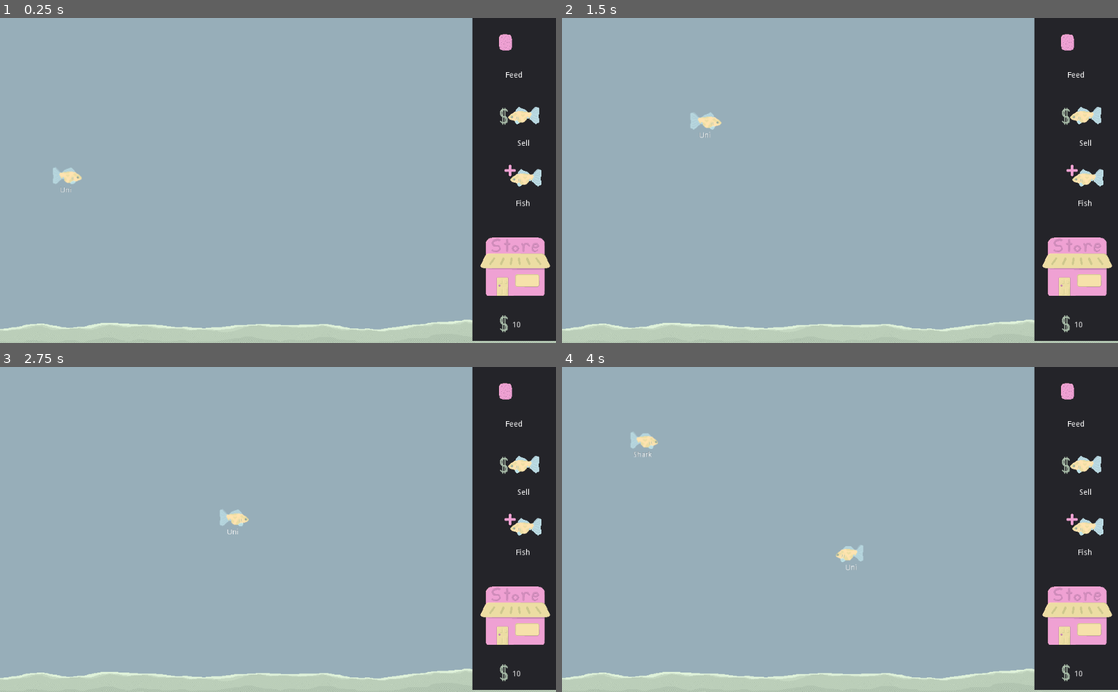
Above: before the commit, frames 1-4 (two rows, left to right).
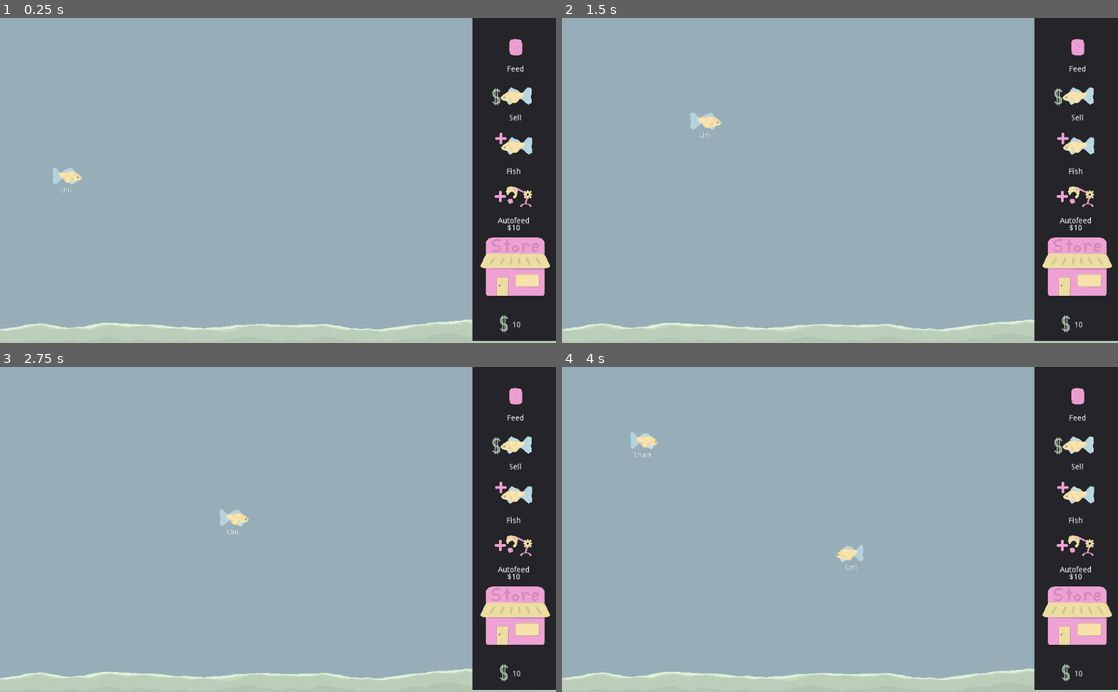
Above: after the commit, the same moments.

Repository: Struckdown/oohgamejam2020
Game: Godot game, scene res://Scenes/World.tscn
Same seed, same stepped clock (60 frames per second), same inputs: the game is played once before the commit and once after it.
Inputs (mouse positions are in pixels of both pictures, inside the frame that each line leads up to):
- Up to frame 1 (0.25 s): no input
- Up to frame 2 (1.5 s): click (1073, 196) at 0.5 s, where only the run after the commit has a clickable "Autofeed"; click "Feed" at 1.25 s
- Up to frame 3 (2.75 s): click "Sell" at 2 s
- Up to frame 4 (4 s): click "Fish" at 2.75 s; click "Feed" at 3.5 s

The runs differ from the first frame. In frame 1, 1.5% of the frame differs, in the area x 88-98%, y 4-66%; in frame 2, 1.5%; in frame 3, 1.5%; in frame 4, 1.5%.

Commit message:
Autofeeder integration

Diff:
--- a/src/Scenes/StoreUI.tscn
+++ b/src/Scenes/StoreUI.tscn
@@ -7,6 +7,7 @@
 [ext_resource path="res://Art/HUD Elements/More Fish.png" type="Texture" id=5]
 [ext_resource path="res://Audio/button.wav" type="AudioStream" id=6]
 [ext_resource path="res://Art/HUD Elements/money.png" type="Texture" id=7]
+[ext_resource path="res://Art/HUD Elements/buy autofeeder.png" type="Texture" id=8]
 
 [sub_resource type="ImageTexture" id=1]
 
@@ -33,10 +34,10 @@
 [node name="FeedButton" type="TextureButton" parent="Panel"]
 anchor_right = 1.0
 anchor_bottom = 1.0
-margin_left = 45.0
-margin_top = 29.014
-margin_right = -47.0
-margin_bottom = -502.986
+margin_left = 63.7705
+margin_top = 38.1008
+margin_right = -60.2295
+margin_bottom = -523.899
 texture_normal = ExtResource( 3 )
 texture_pressed = SubResource( 1 )
 __meta__ = {
@@ -46,7 +47,8 @@
 [node name="FeedLabel" type="Label" parent="Panel/FeedButton"]
 anchor_right = 1.0
 anchor_bottom = 1.0
-margin_top = 70.0
+margin_top = 49.5231
+margin_bottom = 29.5231
 text = "Feed"
 align = 1
 __meta__ = {
@@ -56,10 +58,10 @@
 [node name="SellButton" type="TextureButton" parent="Panel"]
 anchor_right = 1.0
 anchor_bottom = 1.0
-margin_left = 45.0
-margin_top = 155.364
-margin_right = -11.0
-margin_bottom = -376.635
+margin_left = 30.78
+margin_top = 118.961
+margin_right = -25.22
+margin_bottom = -413.038
 texture_normal = ExtResource( 4 )
 texture_pressed = SubResource( 1 )
 __meta__ = {
@@ -69,7 +71,10 @@
 [node name="SellLabel" type="Label" parent="Panel/SellButton"]
 anchor_right = 1.0
 anchor_bottom = 1.0
-margin_top = 70.0
+margin_left = -0.568787
+margin_top = 58.6239
+margin_right = -0.568787
+margin_bottom = 8.62302
 text = "Sell"
 align = 1
 __meta__ = {
@@ -79,10 +84,10 @@
 [node name="BuyFish" type="TextureButton" parent="Panel"]
 anchor_right = 1.0
 anchor_bottom = 1.0
-margin_left = 43.2133
-margin_top = 265.966
-margin_right = -47.7867
-margin_bottom = -266.034
+margin_left = 25.5805
+margin_top = 206.811
+margin_right = -30.4195
+margin_bottom = -325.189
 texture_normal = ExtResource( 5 )
 texture_pressed = SubResource( 1 )
 __meta__ = {
@@ -94,6 +99,41 @@
 anchor_bottom = 1.0
 margin_top = 70.0
 text = "Fish"
+align = 1
+__meta__ = {
+"_edit_use_anchors_": false
+}
+
+[node name="AutofeederBtn" type="TextureButton" parent="Panel"]
+anchor_right = 1.0
+anchor_bottom = 1.0
+margin_left = 12.498
+margin_top = 298.388
+margin_right = -15.502
+margin_bottom = -233.612
+texture_normal = ExtResource( 8 )
+texture_pressed = SubResource( 1 )
+__meta__ = {
+"_edit_use_anchors_": false
+}
+
+[node name="AutoFeederLbl" type="Label" parent="Panel/AutofeederBtn"]
+anchor_right = 1.0
+anchor_bottom = 1.0
+margin_top = 70.0
+margin_bottom = 20.0001
+text = "Autofeed"
+align = 1
+__meta__ = {
+"_edit_use_anchors_": false
+}
+
+[node name="AutoFeederCostLbl2" type="Label" parent="Panel/AutofeederBtn"]
+anchor_right = 1.0
+anchor_bottom = 1.0
+margin_top = 82.5137
+margin_bottom = 32.5137
+text = "$10"
 align = 1
 __meta__ = {
 "_edit_use_anchors_": false
@@ -132,3 +172,4 @@
 [connection signal="pressed" from="Panel/FeedButton" to="." method="_on_FeedButton_pressed"]
 [connection signal="pressed" from="Panel/SellButton" to="." method="_on_SellButton_pressed"]
 [connection signal="pressed" from="Panel/BuyFish" to="." method="_on_BuyFish_pressed"]
+[connection signal="pressed" from="Panel/AutofeederBtn" to="." method="_on_AutofeederBtn_pressed"]
--- a/src/Scripts/Autofeeder.gd
+++ b/src/Scripts/Autofeeder.gd
@@ -2,7 +2,7 @@
 
 
 var autofeederLevel = 0
-var maxDelay = 10
+var maxDelay = 5
 var delay = maxDelay
 
 # Called when the node enters the scene tree for the first time.
--- a/src/Scripts/Pellet.gd
+++ b/src/Scripts/Pellet.gd
@@ -11,7 +11,7 @@
 
 
 # Called every frame. 'delta' is the elapsed time since the previous frame.
-func _process(delta):
+func _process(_delta):
 	move()
 
 
--- a/src/Scripts/StoreUI.gd
+++ b/src/Scripts/StoreUI.gd
@@ -1,7 +1,7 @@
 extends Control
 
 export(NodePath) var mouseManagerRef
-
+var autofeedCost = 10
 
 # Called when the node enters the scene tree for the first time.
 func _ready():
@@ -17,7 +17,10 @@
 
 func updateUI():
 	$Panel/Currency.text = str(GameManager.currency)
-
+	if GameManager.autofeeder != null:
+		autofeedCost = GameManager.autofeeder.autofeederLevel * 10
+		$Panel/AutofeederBtn/AutoFeederLbl.text = "Autofeed " + str(GameManager.autofeeder.autofeederLevel)
+		$Panel/AutofeederBtn/AutoFeederCostLbl2.text = "$" + str(autofeedCost)
 
 func _on_FeedButton_pressed():
 	mouseManagerRef.setMouseState("feed")
@@ -32,3 +35,10 @@
 func _on_BuyFish_pressed():
 	GameManager.spawnFish()
 	$AudioStreamPlayer.play()
+
+
+func _on_AutofeederBtn_pressed():
+	if GameManager.currency > autofeedCost:
+		GameManager.autofeeder.levelUp()
+		GameManager.currency -= autofeedCost
+		updateUI()
Not shown: 1 places in src/Scenes/StoreUI.tscn that only renumber resources
